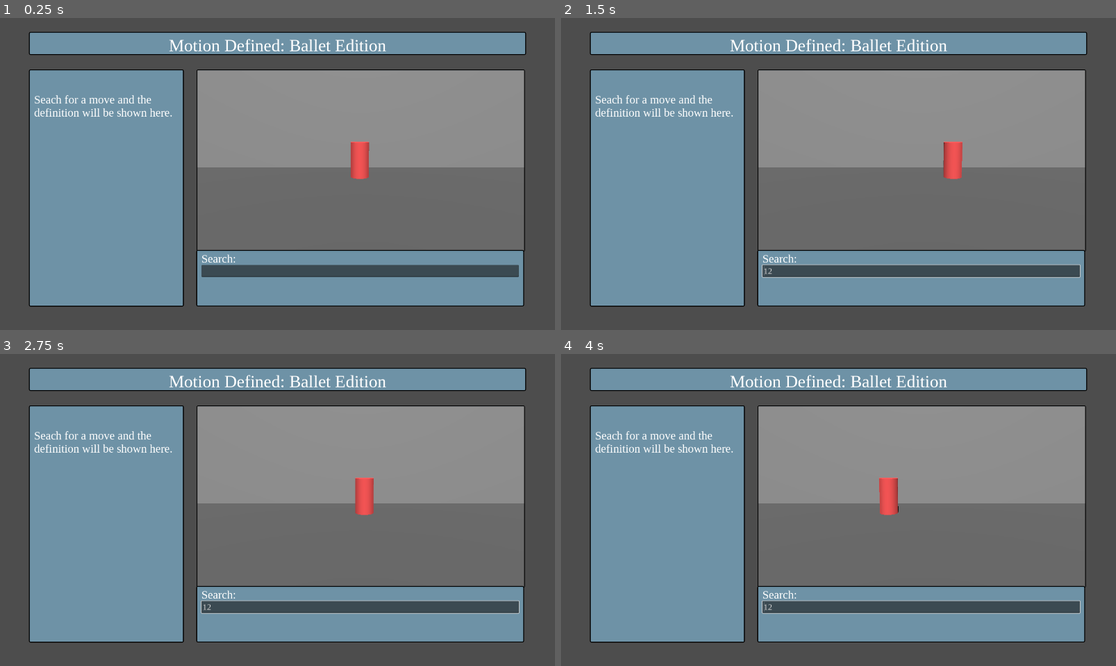
Above: before the commit, frames 1-4 (two rows, left to right).
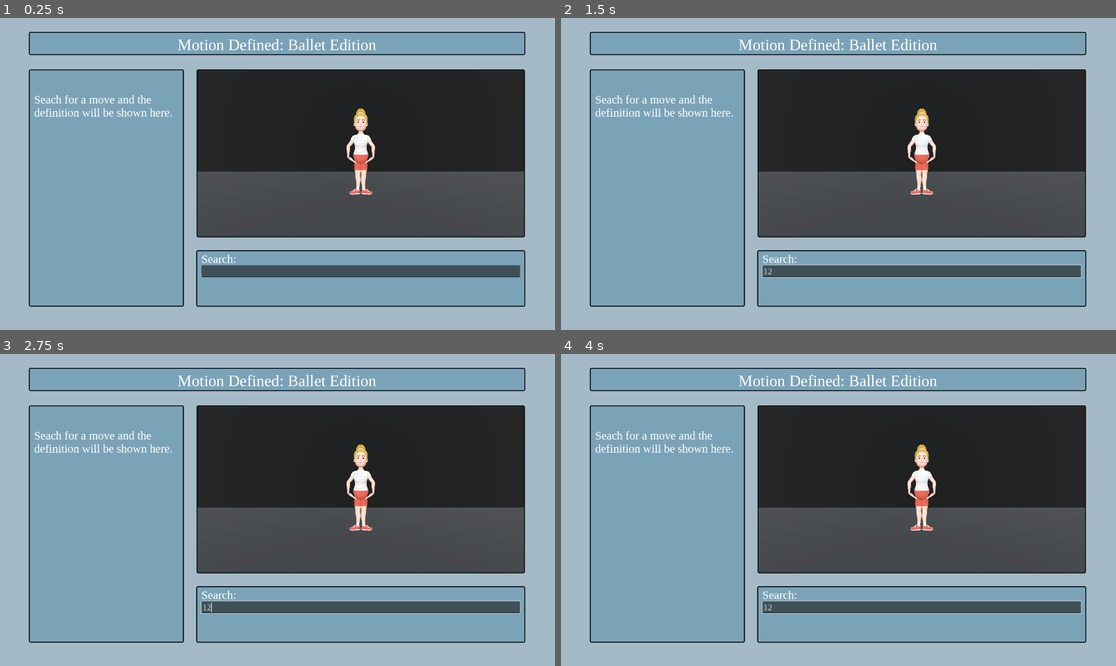
Above: after the commit, the same moments.

Repository: Makarose/Motion-Defined-Ballet-Edition
Game: Godot game, scene res://Scenes/main_scene.tscn
Same seed, same stepped clock (60 frames per second), same inputs: the game is played once before the commit and once after it.
Inputs (mouse positions are in pixels of both pictures, inside the frame that each line leads up to):
- Up to frame 1 (0.25 s): no input
- Up to frame 2 (1.5 s): click (921, 270) at 0.52 s; type "12" at 0.6 s; tap Enter at 1.25, 1.35 s; move the mouse to (960, 158) at 1.27 s; hold Up from 1.28 s (still down); click (960, 158) at 1.42 s
- Up to frame 3 (2.75 s): move the mouse to (166, 525) at 2.02 s; release Up at 2.03 s; hold Down from 2.03 s (still down); tap Keypad Enter at 2.1 s
- Up to frame 4 (4 s): move the mouse to (894, 441) at 2.77 s; release Down at 2.78 s; hold Up from 2.78 s (still down); tap Enter at 2.85 s; move the mouse to (810, 572) at 3.52 s; tap Keypad Enter at 3.6 s; click (810, 572) at 3.67 s

The runs differ from the first frame. In frame 1, 63% of the frame differs, in the area x 0-100%, y 0-100%; in frame 2, 63%; in frame 3, 63%; in frame 4, 63%.

Commit message:
Added female animations. Resized animation player. Cleaned up project files.

Diff:
--- /dev/null
+++ b/Scenes/background.tscn
@@ -0,0 +1,50 @@
+[gd_scene load_steps=8 format=3 uid="uid://c0opmlqorul1c"]
+
+[sub_resource type="StandardMaterial3D" id="StandardMaterial3D_80m8t"]
+albedo_color = Color(0.16, 0.16, 0.16, 1)
+
+[sub_resource type="PlaneMesh" id="PlaneMesh_w5al8"]
+material = SubResource("StandardMaterial3D_80m8t")
+
+[sub_resource type="StandardMaterial3D" id="StandardMaterial3D_jk6gj"]
+albedo_color = Color(0, 0, 0, 1)
+
+[sub_resource type="PlaneMesh" id="PlaneMesh_q4hd6"]
+material = SubResource("StandardMaterial3D_jk6gj")
+
+[sub_resource type="ProceduralSkyMaterial" id="ProceduralSkyMaterial_mfq5q"]
+sky_horizon_color = Color(0.64625, 0.65575, 0.67075, 1)
+ground_horizon_color = Color(0.64625, 0.65575, 0.67075, 1)
+
+[sub_resource type="Sky" id="Sky_umun0"]
+sky_material = SubResource("ProceduralSkyMaterial_mfq5q")
+
+[sub_resource type="Environment" id="Environment_blqaw"]
+background_mode = 2
+sky = SubResource("Sky_umun0")
+tonemap_mode = 2
+glow_enabled = true
+
+[node name="Background" type="Node3D"]
+
+[node name="Camera3D" type="Camera3D" parent="."]
+transform = Transform3D(1, 0, 0, 0, 0.999343, 0.0362425, 0, -0.0362425, 0.999343, 0, 0.91391, 2.19744)
+
+[node name="Floor" type="MeshInstance3D" parent="."]
+transform = Transform3D(8.69921, 0, 0, 0, 1, 0, 0, 0, 3, 0, 0, 0)
+mesh = SubResource("PlaneMesh_w5al8")
+skeleton = NodePath("../..")
+
+[node name="BackWall" type="MeshInstance3D" parent="."]
+transform = Transform3D(8.69305, 0, 0, 0, -4.37114e-08, -2.5, 0, 1, -1.09278e-07, 0, 2, -2.28073)
+mesh = SubResource("PlaneMesh_q4hd6")
+skeleton = NodePath("../..")
+
+[node name="DirectionalLight3D2" type="DirectionalLight3D" parent="."]
+transform = Transform3D(1, 0, 0, 0, 1, 0, 0, 0, 1, 0, 16.0305, 66.267)
+
+[node name="WorldEnvironment" type="WorldEnvironment" parent="."]
+environment = SubResource("Environment_blqaw")
+
+[node name="DirectionalLight3D" type="DirectionalLight3D" parent="."]
+transform = Transform3D(-0.866023, -0.433016, 0.250001, 0, 0.499998, 0.866027, -0.500003, 0.749999, -0.43301, 0, 0, 0)
--- /dev/null
+++ b/Scenes/dancer_animations_female.tscn
@@ -0,0 +1,60 @@
+[gd_scene load_steps=3 format=3 uid="uid://clkq4ntdm6gvw"]
+
+[ext_resource type="PackedScene" uid="uid://sr6vduhr1ncj" path="res://Models/Female/dancer_animations_female.fbx" id="1_fod8o"]
+[ext_resource type="PackedScene" uid="uid://c0opmlqorul1c" path="res://Scenes/background.tscn" id="2_6lsf2"]
+
+[node name="dancer_animations_female" instance=ExtResource("1_fod8o")]
+
+[node name="Background" parent="." index="0" instance=ExtResource("2_6lsf2")]
+
+[node name="Skeleton3D" parent="Female Armature" index="0"]
+bones/0/position = Vector3(0, 0.0116439, 0.728412)
+bones/0/rotation = Quaternion(-0.707107, 8.20856e-09, 2.41657e-08, -0.707107)
+bones/1/rotation = Quaternion(0.00284631, 0, 0, 0.999996)
+bones/5/rotation = Quaternion(-1.3261e-08, 1.48323e-24, 3.49743e-24, 1)
+bones/7/rotation = Quaternion(0.577477, 0.411836, 0.573645, -0.409688)
+bones/8/rotation = Quaternion(-0.335963, -0.0508903, -0.0360422, 0.939808)
+bones/9/rotation = Quaternion(-0.282358, -0.0229362, -0.0840424, 0.955345)
+bones/10/rotation = Quaternion(-0.432487, -0.098577, -0.0384632, 0.895409)
+bones/11/rotation = Quaternion(-0.055831, -0.00649699, -0.506742, 0.860263)
+bones/12/rotation = Quaternion(-0.113758, 0.00456115, 0.00244753, 0.993495)
+bones/13/rotation = Quaternion(-0.00151424, 0.00695851, -0.0241113, 0.999684)
+bones/15/rotation = Quaternion(-0.0224878, -0.00405294, -0.0805807, 0.996486)
+bones/16/rotation = Quaternion(-2.79584e-06, -5.6578e-05, -0.00251504, 0.999997)
+bones/17/rotation = Quaternion(3.96561e-06, -0.000105796, -0.00468123, 0.999989)
+bones/19/rotation = Quaternion(-0.000799469, -0.000957308, -0.01208, 0.999926)
+bones/20/rotation = Quaternion(1.46218e-07, -1.54357e-05, -0.00023593, 1)
+bones/21/rotation = Quaternion(-0.000120905, -0.000426201, -0.00643022, 0.999979)
+bones/23/rotation = Quaternion(-0.0199787, 0.00155738, 0.0582232, 0.998103)
+bones/24/rotation = Quaternion(-1.75554e-07, -0.000383811, 5.79283e-07, 1)
+bones/25/rotation = Quaternion(-1.6992e-06, 0.000795003, -5.84871e-07, 1)
+bones/27/rotation = Quaternion(-0.0166906, 0.00672482, 0.140767, 0.989879)
+bones/28/rotation = Quaternion(1.04192e-07, -2.66051e-05, -0.000782956, 1)
+bones/29/rotation = Quaternion(1.75287e-06, -1.98053e-05, -0.000579712, 1)
+bones/31/rotation = Quaternion(0.57748, -0.411831, -0.573648, -0.409683)
+bones/32/rotation = Quaternion(-0.335963, 0.0508903, 0.0360422, 0.939808)
+bones/33/rotation = Quaternion(-0.282358, 0.0229362, 0.0840424, 0.955345)
+bones/34/rotation = Quaternion(-0.432487, 0.0985769, 0.0384632, 0.895409)
+bones/35/rotation = Quaternion(-0.055831, 0.00649697, 0.506742, 0.860263)
+bones/36/rotation = Quaternion(-0.113758, -0.00456117, -0.00244755, 0.993495)
+bones/37/rotation = Quaternion(-0.00151425, -0.0069585, 0.0241113, 0.999684)
+bones/39/rotation = Quaternion(-0.0224878, 0.00405292, 0.0805807, 0.996486)
+bones/40/rotation = Quaternion(-2.80888e-06, 5.65762e-05, 0.00251504, 0.999997)
+bones/41/rotation = Quaternion(3.97865e-06, 0.000105809, 0.00468124, 0.999989)
+bones/43/rotation = Quaternion(-0.000799452, 0.000957305, 0.01208, 0.999926)
+bones/44/rotation = Quaternion(1.78814e-07, 1.54302e-05, 0.000235953, 1)
+bones/45/rotation = Quaternion(-0.000120922, 0.000426188, 0.00643022, 0.999979)
+bones/47/rotation = Quaternion(-0.0199787, -0.00155739, -0.0582232, 0.998103)
+bones/48/rotation = Quaternion(-1.60187e-07, 0.0003838, -5.75557e-07, 1)
+bones/49/rotation = Quaternion(-1.67452e-06, -0.000795, 5.96047e-07, 1)
+bones/51/rotation = Quaternion(-0.0166906, -0.00672482, -0.140767, 0.989879)
+bones/52/rotation = Quaternion(8.96398e-08, 2.66105e-05, 0.000782959, 1)
+bones/53/rotation = Quaternion(1.76067e-06, 1.98141e-05, 0.00057972, 1)
+bones/55/rotation = Quaternion(0.745371, 0.0121884, -0.666528, 0.00367183)
+bones/56/rotation = Quaternion(0.0541633, -0.00859571, 0.00360445, 0.998489)
+bones/57/rotation = Quaternion(-0.00699796, 0.835476, -0.549482, -0.000714535)
+bones/58/rotation = Quaternion(0.234173, -0.000199095, 0.00177701, 0.972193)
+bones/60/rotation = Quaternion(0.745368, -0.0129848, 0.666521, 0.00278135)
+bones/61/rotation = Quaternion(0.0529705, 0.00859293, -0.00358902, 0.998553)
+bones/62/rotation = Quaternion(0.00699795, 0.835476, -0.549482, 0.000714701)
+bones/63/rotation = Quaternion(0.234173, 0.000202939, -0.00177614, 0.972193)
--- a/Scenes/dancer_scene.tscn
+++ /dev/null
@@ -1,107 +0,0 @@
-[gd_scene load_steps=11 format=3 uid="uid://cln35bqs21un4"]
-
-[sub_resource type="ProceduralSkyMaterial" id="ProceduralSkyMaterial_wh1t5"]
-sky_horizon_color = Color(0.64625, 0.65575, 0.67075, 1)
-ground_horizon_color = Color(0.64625, 0.65575, 0.67075, 1)
-
-[sub_resource type="Sky" id="Sky_cegqf"]
-sky_material = SubResource("ProceduralSkyMaterial_wh1t5")
-
-[sub_resource type="Environment" id="Environment_o85u1"]
-background_mode = 2
-sky = SubResource("Sky_cegqf")
-tonemap_mode = 2
-glow_enabled = true
-
-[sub_resource type="Environment" id="Environment_fuuef"]
-
-[sub_resource type="CylinderMesh" id="CylinderMesh_q85hf"]
-
-[sub_resource type="StandardMaterial3D" id="StandardMaterial3D_7eohw"]
-albedo_color = Color(1, 0.33, 0.33, 0.560784)
-
-[sub_resource type="QuadMesh" id="QuadMesh_a87ou"]
-
-[sub_resource type="Animation" id="Animation_bytrn"]
-length = 0.001
-tracks/0/type = "value"
-tracks/0/imported = false
-tracks/0/enabled = true
-tracks/0/path = NodePath("BlockerDancer:position")
-tracks/0/interp = 1
-tracks/0/loop_wrap = true
-tracks/0/keys = {
-"times": PackedFloat32Array(0),
-"transitions": PackedFloat32Array(1),
-"update": 0,
-"values": [Vector3(4.30132, 0.192564, -1.99192)]
-}
-
-[sub_resource type="Animation" id="Animation_4qif1"]
-resource_name = "cylinder"
-loop_mode = 1
-tracks/0/type = "value"
-tracks/0/imported = false
-tracks/0/enabled = true
-tracks/0/path = NodePath("BlockerDancer:position")
-tracks/0/interp = 1
-tracks/0/loop_wrap = true
-tracks/0/keys = {
-"times": PackedFloat32Array(0, 0.533333, 1),
-"transitions": PackedFloat32Array(1, 1, 1),
-"update": 0,
-"values": [Vector3(3.50599, 0.192564, -1.99192), Vector3(4.30132, 0.192564, -1.99192), Vector3(3.50599, 0.192564, -1.99192)]
-}
-
-[sub_resource type="AnimationLibrary" id="AnimationLibrary_6lit8"]
-_data = {
-"RESET": SubResource("Animation_bytrn"),
-"cylinder": SubResource("Animation_4qif1")
-}
-
-[node name="DancerScene" type="Node3D"]
-
-[node name="WorldEnvironment" type="WorldEnvironment" parent="."]
-environment = SubResource("Environment_o85u1")
-
-[node name="Camera3D" type="Camera3D" parent="."]
-transform = Transform3D(1, 0, 0, 0, 0.990193, 0.139709, 0, -0.139709, 0.990193, 3.88979, 0.558878, 0.609345)
-environment = SubResource("Environment_fuuef")
-fov = 43.724
-
-[node name="BlockerDancer" type="MeshInstance3D" parent="."]
-transform = Transform3D(0.213036, 0, 0, 0, 0.214387, 0, 0, 0, 0.244817, 4.30132, 0.192564, -1.99192)
-mesh = SubResource("CylinderMesh_q85hf")
-skeleton = NodePath("")
-surface_material_override/0 = SubResource("StandardMaterial3D_7eohw")
-
-[node name="BackWall" type="MeshInstance3D" parent="."]
-transform = Transform3D(7.73625, 0, 0, 0, 2.80288, 0, 0, 0, 0.244817, 4.0096, 0.627385, -2.64062)
-mesh = SubResource("QuadMesh_a87ou")
-skeleton = NodePath("../BlockerDancer")
-
-[node name="Floor" type="MeshInstance3D" parent="."]
-transform = Transform3D(6.24279, 0, 0, 0, -1.6559e-07, 0.244817, 0, -3.78824, -1.07013e-08, 4.0122, 0, -1.5201)
-mesh = SubResource("QuadMesh_a87ou")
-skeleton = NodePath("../BlockerDancer")
-
-[node name="MeshInstance3D3" type="MeshInstance3D" parent="."]
-transform = Transform3D(2.73168e-15, 5.40471e-08, 0.39292, 1.42968, -5.40471e-08, 0, 6.24935e-08, 1.23645, -1.71751e-08, 3.37807, -0.0583832, -0.208901)
-visible = false
-mesh = SubResource("QuadMesh_a87ou")
-skeleton = NodePath("../BlockerDancer")
-
-[node name="MeshInstance3D4" type="MeshInstance3D" parent="."]
-transform = Transform3D(2.11907e-15, 5.68283e-08, -0.244817, 1.10906, -5.68283e-08, 0, -4.84787e-08, -1.30008, -1.07013e-08, 4.70551, 0.0909075, -0.240967)
-visible = false
-mesh = SubResource("QuadMesh_a87ou")
-skeleton = NodePath("../BlockerDancer")
-
-[node name="DirectionalLight3D" type="DirectionalLight3D" parent="."]
-transform = Transform3D(1, 0, 0, 0, 0.875228, 0.48371, 0, -0.48371, 0.875228, 4.05467, 2.60954, 3.92184)
-
-[node name="AnimationPlayer" type="AnimationPlayer" parent="."]
-libraries = {
-"": SubResource("AnimationLibrary_6lit8")
-}
-autoplay = "cylinder"
--- a/Scenes/main_scene.tscn
+++ b/Scenes/main_scene.tscn
@@ -1,16 +1,16 @@
 [gd_scene load_steps=6 format=3 uid="uid://dyr2srv21e1ql"]
 
-[ext_resource type="Script" path="res://Scenes/main_scene.gd" id="1_e5dl6"]
+[ext_resource type="Script" path="res://Scripts/main_scene.gd" id="1_e5dl6"]
 [ext_resource type="PackedScene" uid="uid://crbl3op3bapp6" path="res://Scenes/ui_scene.tscn" id="1_fnjpc"]
-[ext_resource type="PackedScene" uid="uid://cln35bqs21un4" path="res://Scenes/dancer_scene.tscn" id="2_2ww8a"]
 [ext_resource type="Theme" uid="uid://bwkglkrll8mi0" path="res://ballet_theme.tres" id="2_j3esb"]
+[ext_resource type="PackedScene" uid="uid://clkq4ntdm6gvw" path="res://Scenes/dancer_animations_female.tscn" id="4_jvtmd"]
 
 [sub_resource type="ViewportTexture" id="ViewportTexture_23plj"]
 viewport_path = NodePath("DancerViewport")
 
 [node name="MainScene" type="Node2D"]
 script = ExtResource("1_e5dl6")
-metadata/_edit_vertical_guides_ = [683.0, 1817.0]
+metadata/_edit_vertical_guides_ = [683.0, 1816.0]
 metadata/_edit_horizontal_guides_ = [181.0]
 
 [node name="UI" parent="." instance=ExtResource("1_fnjpc")]
@@ -21,11 +21,11 @@
 offset_left = 680.0
 offset_top = 178.0
 offset_right = 1816.0
-offset_bottom = 809.0
+offset_bottom = 753.0
 theme = ExtResource("2_j3esb")
 
 [node name="TextureRect" type="TextureRect" parent="UI/PanelContainer"]
-custom_minimum_size = Vector2(1130, 625)
+custom_minimum_size = Vector2(1130, 575)
 layout_mode = 2
 size_flags_horizontal = 4
 size_flags_vertical = 4
@@ -35,7 +35,7 @@
 
 [node name="DancerViewport" type="SubViewport" parent="."]
 transparent_bg = true
-size = Vector2i(1130, 625)
+size = Vector2i(1130, 575)
 render_target_update_mode = 4
 
-[node name="DancerScene" parent="DancerViewport" instance=ExtResource("2_2ww8a")]
+[node name="dancer_animations_female" parent="DancerViewport" instance=ExtResource("4_jvtmd")]
--- /dev/null
+++ b/Scenes/title_page.tscn
@@ -0,0 +1,22 @@
+[gd_scene load_steps=3 format=3 uid="uid://ccwvu0vry3nfd"]
+
+[ext_resource type="Theme" uid="uid://bwkglkrll8mi0" path="res://ballet_theme.tres" id="1_k3hol"]
+
+[sub_resource type="StyleBoxFlat" id="StyleBoxFlat_0d775"]
+bg_color = Color(0.643137, 0.729412, 0.776471, 1)
+
+[node name="TitlePage" type="Control"]
+layout_mode = 3
+anchors_preset = 15
+anchor_right = 1.0
+anchor_bottom = 1.0
+grow_horizontal = 2
+grow_vertical = 2
+
+[node name="PanelContainer" type="Panel" parent="."]
+custom_minimum_size = Vector2(1920, 1080)
+layout_mode = 0
+offset_right = 1920.0
+offset_bottom = 1080.0
+theme = ExtResource("1_k3hol")
+theme_override_styles/panel = SubResource("StyleBoxFlat_0d775")
--- a/Scenes/ui_scene.tscn
+++ b/Scenes/ui_scene.tscn
@@ -1,7 +1,10 @@
-[gd_scene load_steps=3 format=3 uid="uid://crbl3op3bapp6"]
+[gd_scene load_steps=4 format=3 uid="uid://crbl3op3bapp6"]
 
-[ext_resource type="Script" path="res://Scenes/ui_scene.gd" id="1_q043w"]
+[ext_resource type="Script" path="res://Scripts/ui_scene.gd" id="1_q043w"]
 [ext_resource type="Theme" uid="uid://bwkglkrll8mi0" path="res://ballet_theme.tres" id="1_rnxuq"]
+
+[sub_resource type="StyleBoxFlat" id="StyleBoxFlat_o433g"]
+bg_color = Color(0.642257, 0.730302, 0.777878, 1)
 
 [node name="UI" type="Control"]
 layout_mode = 3
@@ -14,6 +17,14 @@
 metadata/_edit_vertical_guides_ = [1817.0, 538.0]
 metadata/_edit_horizontal_guides_ = [996.0]
 
+[node name="BackgroundColourPanel" type="Panel" parent="."]
+z_index = -100
+custom_minimum_size = Vector2(1920, 1080)
+layout_mode = 0
+offset_right = 1920.0
+offset_bottom = 1080.0
+theme_override_styles/panel = SubResource("StyleBoxFlat_o433g")
+
 [node name="CanvasLayer" type="CanvasLayer" parent="."]
 
 [node name="MainTitle" type="PanelContainer" parent="CanvasLayer"]
@@ -25,6 +36,7 @@
 offset_right = -100.0
 offset_bottom = 128.0
 grow_horizontal = 0
+scale = Vector2(0.998309, 1.00343)
 theme = ExtResource("1_rnxuq")
 
 [node name="MarginContainerTitle" type="MarginContainer" parent="CanvasLayer/MainTitle"]
@@ -36,7 +48,7 @@
 
 [node name="Title" type="RichTextLabel" parent="CanvasLayer/MainTitle/MarginContainerTitle"]
 layout_mode = 2
-theme_override_font_sizes/normal_font_size = 60
+theme_override_font_sizes/normal_font_size = 55
 bbcode_enabled = true
 text = "[center]Motion Defined: Ballet Edition[/center]"
 scroll_active = false
@@ -92,10 +104,10 @@
 
 [node name="Search" type="PanelContainer" parent="CanvasLayer"]
 offset_left = 679.0
-offset_top = 803.0
+offset_top = 804.0
 offset_right = 1819.0
-offset_bottom = 999.0
-scale = Vector2(0.994802, 0.997172)
+offset_bottom = 1000.0
+scale = Vector2(0.998329, 0.995842)
 size_flags_stretch_ratio = 0.0
 theme = ExtResource("1_rnxuq")
 
--- a/Scripts/test.tscn
+++ /dev/null
@@ -1,6 +0,0 @@
-[gd_scene load_steps=2 format=3 uid="uid://duehahh4woaha"]
-
-[ext_resource type="Script" path="res://node_2d.gd" id="1_qpxed"]
-
-[node name="Test" type="Node2D"]
-script = ExtResource("1_qpxed")
Binary file added: Models/Female/dancer_animations_female.fbx
Not shown, added: Models/Female/dancer_animations_female.fbx.import
Binary file added: Models/Female/dancer_animations_female_0.png
Not shown, added: Models/Female/dancer_animations_female_0.png.import
Renamed: Scenes/main_scene.gd -> Scripts/main_scene.gd
Renamed: node_2d.gd -> Scripts/node_2d.gd
Renamed: Scenes/ui_scene.gd -> Scripts/ui_scene.gd
